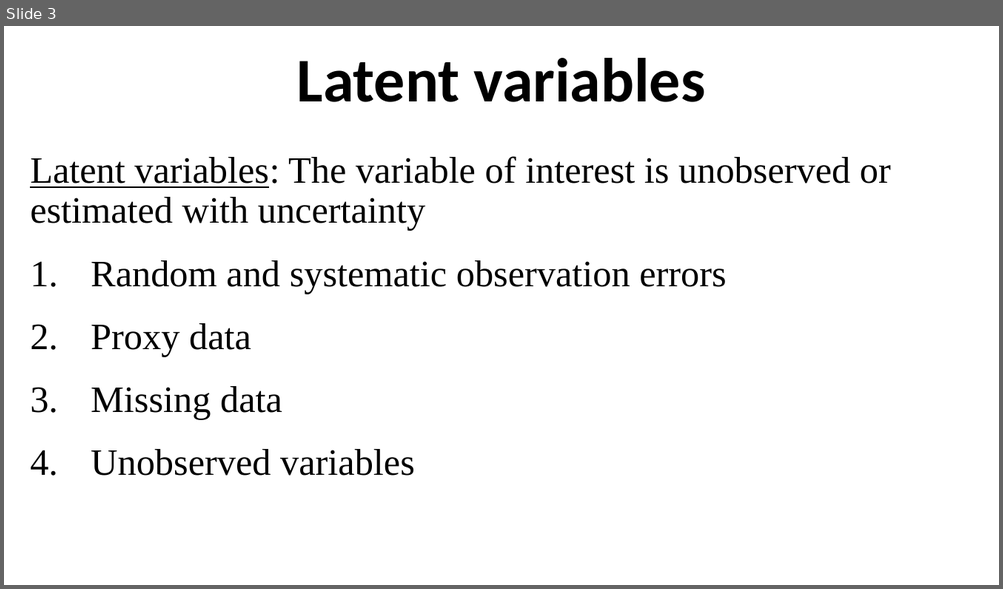
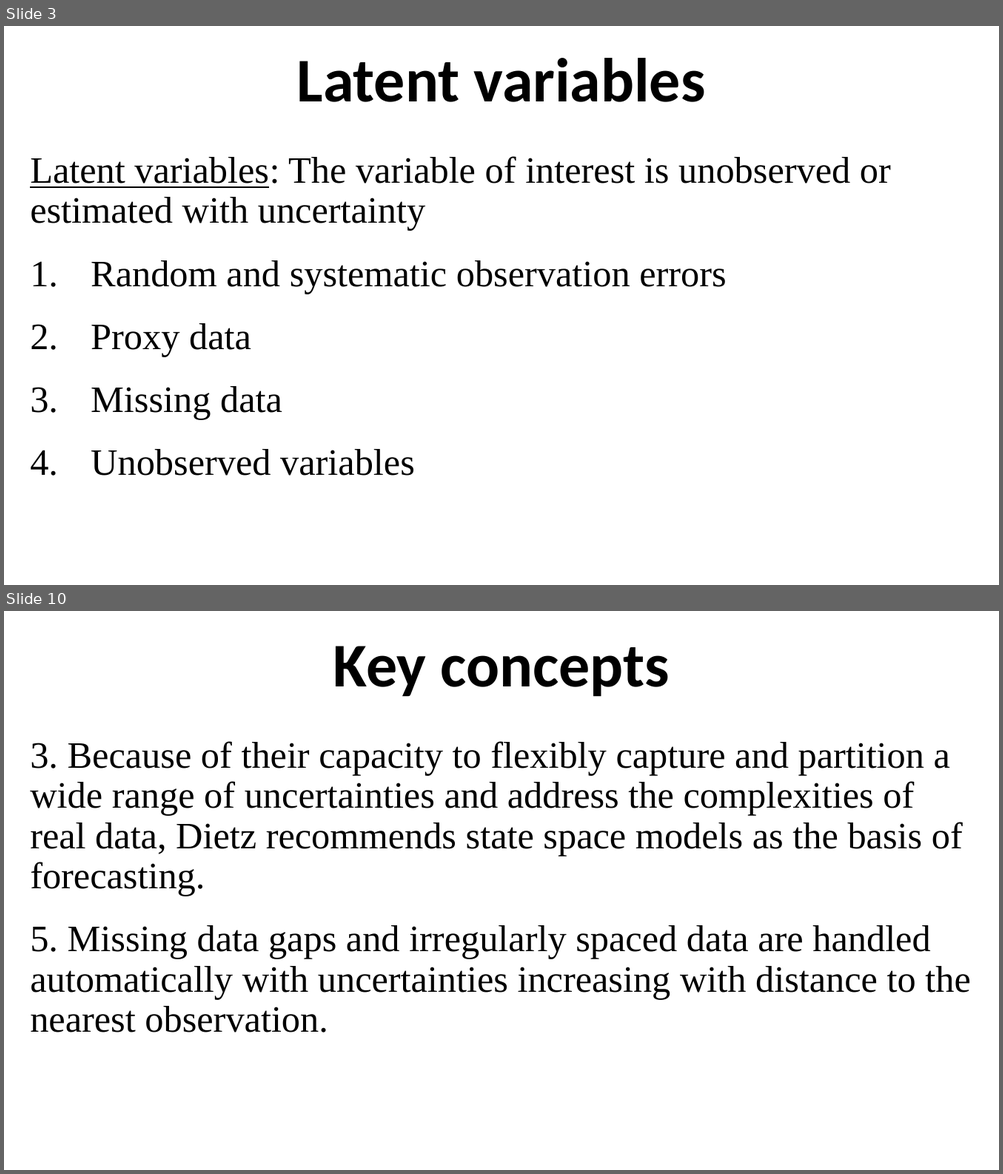
Before and after one commit to ahurford/aarms-summer-school, a slide deck: amy-lectures/State_Space_Models.pptx. Shown one above the other, each under a label of ours: slide 3 before the commit, slides 3 and 10 after it; the slides between them are not shown. The pictures are 1003x589 and 1003x1174 pixels, drawn with LibreOffice and Linux fonts; fonts in the diff are those of the drawing. Boxes give left, top, right and bottom in pixels: in the first picture for what was removed or moved away, otherwise in the second. Text is boxed around its words. In the diff, an @@ line names an element or a change of style, - is before the commit and + after.

```diff
--- a/amy-lectures/State_Space_Models.pptx
+++ b/amy-lectures/State_Space_Models.pptx
@@ slide 10 added at box(4, 611, 999, 1170), background #FFFFFF @@
@@ title added at box(333, 646, 669, 697), 60 pt, text #000000, bold @@
+Key concepts
@@ text added at box(30, 741, 970, 1033), 36 pt, text #000000 @@
+3. Because of their capacity to flexibly capture and partition a wide range of uncertainties and address the complexities of real data, Dietz recommends state space models as the basis of forecasting.
+5. Missing data gaps and irregularly spaced data are handled automatically with uncertainties increasing with distance to the nearest observation.
```
Also in this commit, not shown: 10 other slides added, 4 other files.
